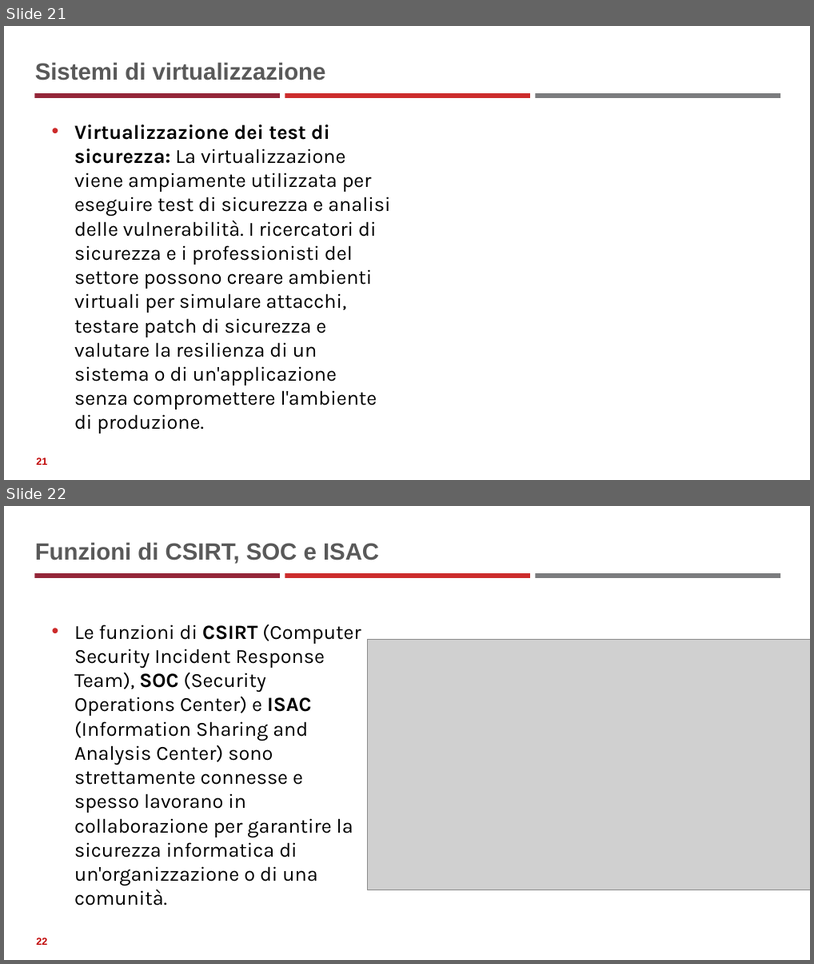
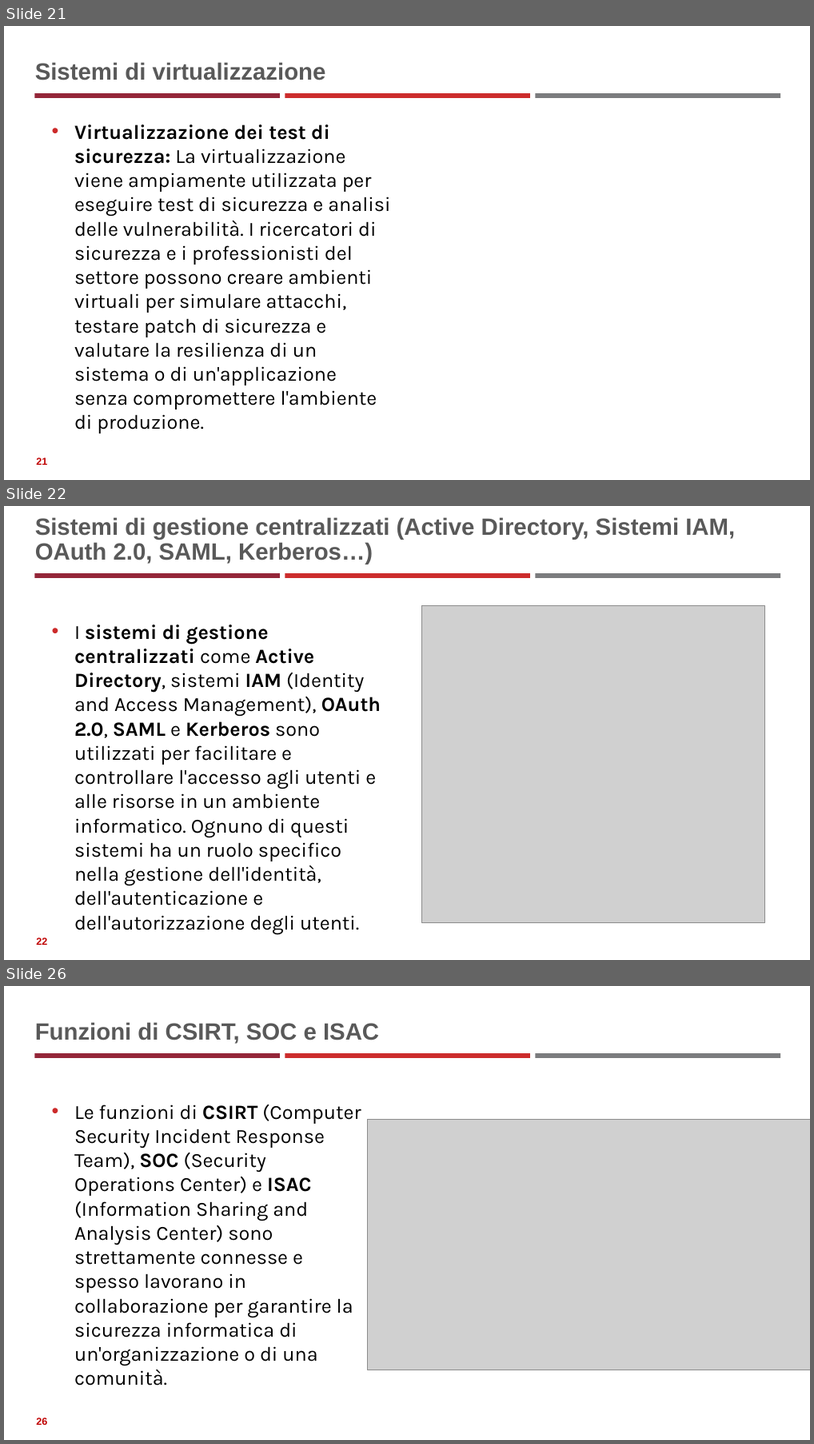
Before and after one commit to neural1977/data_science_interview_material, a slide deck: Cybersecurity/Fondamenti_di_Cybersicurezza.pptx. Shown one above the other, each under a label of ours: slides 21 and 22 before the commit, slides 21, 22 and 26 after it; the slides between them are not shown. The pictures are 814x964 and 814x1444 pixels, drawn with LibreOffice and Linux fonts; fonts in the diff are those of the drawing; grey boxes stand for pictures. Boxes give left, top, right and bottom in pixels: in the first picture for what was removed or moved away, otherwise in the second. Text is boxed around its words. In the diff, an @@ line names an element or a change of style, - is before the commit and + after.

```diff
--- a/Cybersecurity/Fondamenti_di_Cybersicurezza.pptx
+++ b/Cybersecurity/Fondamenti_di_Cybersicurezza.pptx
@@ slide 22 added at <box>4,506,810,960</box>, background #FFFFFF; not listed: 3 template elements that a slide beside it also shows @@
@@ title added at <box>35,517,735,564</box>, 28 pt, text #595959, bold @@
+Sistemi di gestione centralizzati (Active Directory, Sistemi IAM, OAuth 2.0, SAML, Kerberos…)
@@ text added at <box>74,624,381,905</box>, 24 pt, text #000000 @@
+• I sistemi di gestione centralizzati come Active Directory, sistemi IAM (Identity and Access Management), OAuth 2.0, SAML e Kerberos sono utilizzati per facilitare e controllare l'accesso agli utenti e alle risorse in un ambiente informatico. Ognuno di questi sistemi ha un ruolo specifico nella gestione dell'identità, dell'autenticazione e dell'autorizzazione degli utenti.
@@ picture added at <box>422,606,765,922</box> @@
@@ page number added at <box>36,937,47,944</box>, 12 pt, text #C00000, bold @@
+22
@@ what was slide 22 is now slide 26 @@
@@ page number at <box>36,1417,47,1424</box>: text changed @@
-22
+26
```
Also in this commit, not shown: 3 other slides added, 1 other file.
